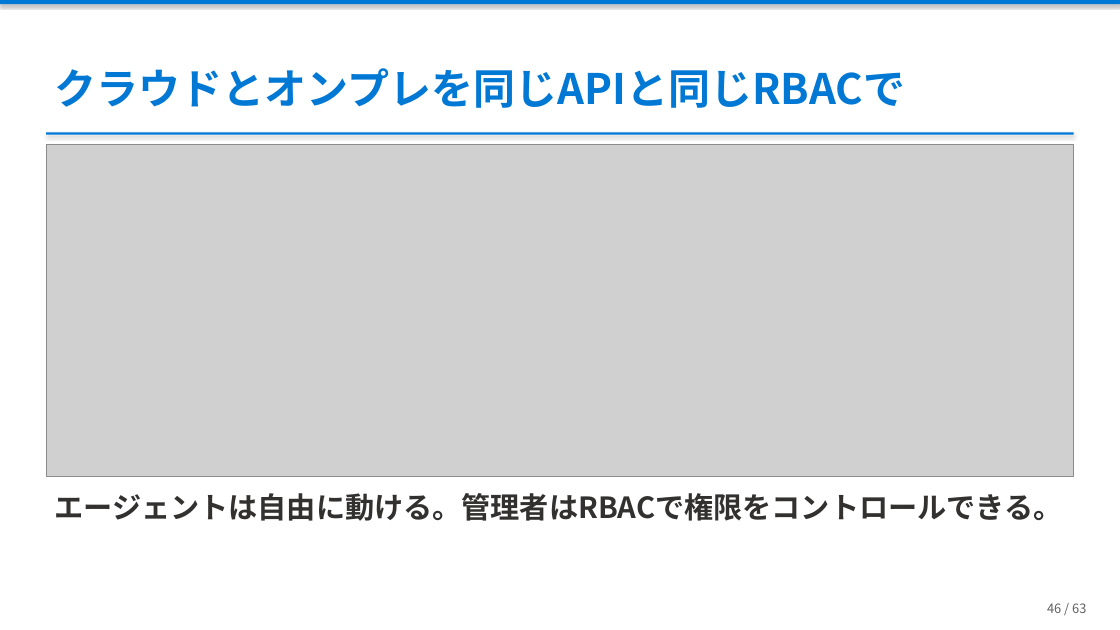
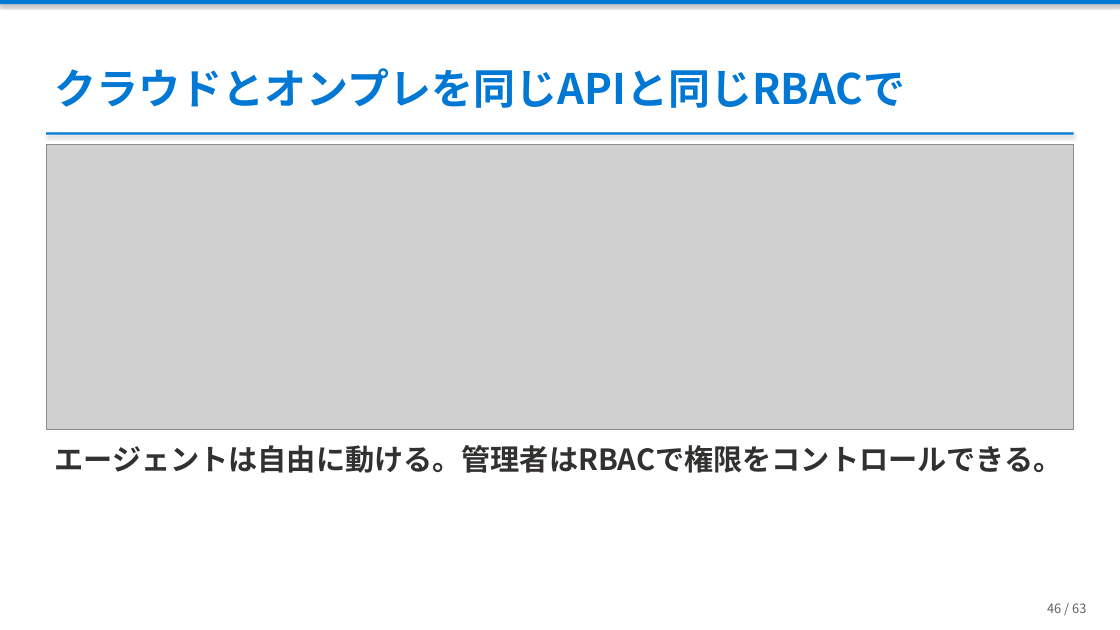
Before and after one commit to ebibibi/presentations, a slide deck: slide 46 of HCCJP_71/AI時代の「本当の」ハイブリッドクラウド — エージェントが実現した、あの頃の夢.pptx. Drawn at 1120x630 pixels with LibreOffice and Linux fonts; fonts in the diff are those of the drawing; grey boxes stand for pictures. Boxes give left, top, right and bottom in pixels: in the first picture for what was removed or moved away, otherwise in the second. Text is boxed around its words. In the diff, an @@ line names an element or a change of style, - is before the commit and + after.

```diff
--- a/HCCJP_71/AI時代の「本当の」ハイブリッドクラウド — エージェントが実現した、あの頃の夢.pptx
+++ b/HCCJP_71/AI時代の「本当の」ハイブリッドクラウド — エージェントが実現した、あの頃の夢.pptx
@@ picture: place and size @@
-picture at [46,145,1074,477]
+picture at [46,145,1074,429]
@@ text "エージェントは自由に動ける。管理者はRBACで権限をコントロールできる。": place and size @@
-text "エージェントは自由に動ける。管理者はRBACで権限をコントロールできる。" at [54,493,1062,521]
+text "エージェントは自由に動ける。管理者はRBACで権限をコントロールできる。" at [54,445,1062,473]
```
Also in this commit, not shown: 8 other slides changed, 1 other file.
